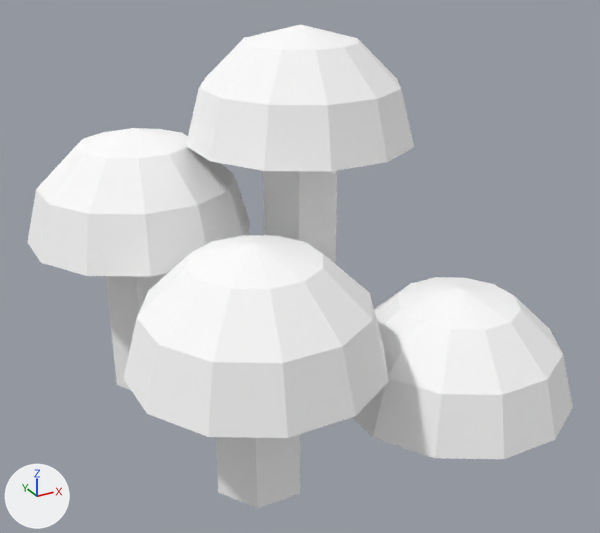
The glTF model assets/plants/special_mushrooms/special_mushrooms.gltf, before and after one commit.
One viewpoint serves both versions: a camera (50 mm lens) standing at (-0.937, -1.628, 1.24) and looking at (-0.028, 0.025, 0.413). Arrows for +X, +Y and +Z are at lower left; the lights stay in place. Where no turn or scale is listed for an object, it has been applied to the vertices. Vertices at the same position are counted once.
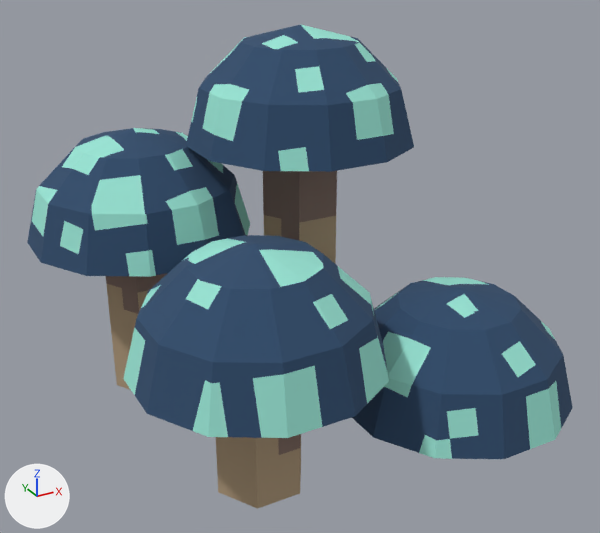
Changed parts and their boxes (x1, y1, x2, y2) in the pictures (600 x 533 px):
'sphere.001', surface changed, recoloured: (123, 235, 389, 438) in both
'sphere.003', surface changed, recoloured: (352, 277, 573, 459) in both
'sphere', surface changed, recoloured: (186, 24, 414, 172) in both
'sphere.002', surface changed, recoloured: (27, 128, 250, 277) in both
'cylinder', surface changed (grey to brown): (263, 171, 337, 263) in both
'cylinder.001', surface changed (grey to brown): (216, 434, 301, 509) in both
'cylinder.002', surface changed (grey to brown): (106, 273, 168, 390) in both

The change, as a list of edits to the scene's bpy script:
```text
Add img_image_0:
    img_image_0 = load_image('Image_0', '_unpacked/Image_0', 64, 64, 'sRGB')
Change mat_material_0:
    remove # nodes: BsdfPrincipled, OutputMaterial
    remove # colours: white #ffffff
    nodes: BsdfPrincipled, Math x2, OutputMaterial, TexImage
    uses the picture img_image_0
Change me_mesh_1:
    where me_mesh_1.from_pydata(...)  # 37 vertices, 70 faces; spans x -0.281..0.281, y -0.281..0.281, z 0.0..0.281
    remove me_mesh_1.materials.append(mat_material_1)  # white #ffffff
    add me_mesh_1.materials.append(mat_material_0)
Change me_mesh_2:
    where me_mesh_2.from_pydata(...)  # 14 vertices, 24 faces; spans x -0.108..0.108, y -0.094..0.094, z -0.062..0.25
    used by ob_cylinder_001; location = (-0.25, -0.188, 0.062)
    me_mesh_2 part 1: texture (UV) coordinates of 24 of 24 faces, centred in x -0.09..0.09, y -0.094..0.094, z -0.062..0.25, changed; they spanned u 0.0..0.11, v 0.81..1.0 and now span u 0.18..0.72, v 0.25..1.0
Change me_mesh_3:
    where me_mesh_3.from_pydata(...)  # 37 vertices, 70 faces; spans x -0.281..0.281, y -0.281..0.281, z 0.0..0.281
    used by ob_sphere_001; location = (-0.25, -0.188, 0.312)
    remove me_mesh_3.materials.append(mat_material_1)  # white #ffffff
    me_mesh_3 part 2: texture (UV) coordinates of 70 of 70 faces, centred in x -0.269..0.269, y -0.269..0.269, z 0.0..0.256, changed; they spanned u 0.0..0.15, v 0.85..1.0 and now span u 0.12..0.68, v 0.47..0.86
    add me_mesh_3.materials.append(mat_material_0)
Change me_mesh_4:
    where me_mesh_4.from_pydata(...)  # 14 vertices, 24 faces; spans x -0.108..0.108, y -0.094..0.094, z -0.125..0.312
    used by ob_cylinder_002; location = (-0.312, 0.375, 0.125)
    me_mesh_4 part 3: texture (UV) coordinates of 24 of 24 faces, centred in x -0.09..0.09, y -0.094..0.094, z -0.125..0.312, changed; they spanned u 0.0..0.11, v 0.81..1.0 and now span u 0.0..0.71, v 0.25..1.0
Change me_mesh_5:
    where me_mesh_5.from_pydata(...)  # 37 vertices, 70 faces; spans x -0.281..0.281, y -0.281..0.281, z 0.0..0.281
    used by ob_sphere_002; location = (-0.312, 0.375, 0.438)
    remove me_mesh_5.materials.append(mat_material_1)  # white #ffffff
    me_mesh_5 part 4: texture (UV) coordinates of 70 of 70 faces, centred in x -0.269..0.269, y -0.269..0.269, z 0.0..0.256, changed; they spanned u 0.0..0.15, v 0.85..1.0 and now span u 0.01..0.62, v 0.35..1.0
    add me_mesh_5.materials.append(mat_material_0)
Change me_mesh_7:
    where me_mesh_7.from_pydata(...)  # 37 vertices, 70 faces; spans x -0.281..0.281, y -0.281..0.281, z 0.0..0.281
    used by ob_sphere_003; location = (0.25, -0.25, 0.125)
    remove me_mesh_7.materials.append(mat_material_1)  # white #ffffff
    me_mesh_7 part 5: texture (UV) coordinates of 70 of 70 faces, centred in x -0.269..0.269, y -0.269..0.269, z 0.0..0.256, changed; they spanned u 0.0..0.15, v 0.85..1.0 and now span u 0.27..0.73, v 0.35..0.73
    add me_mesh_7.materials.append(mat_material_0)
```
